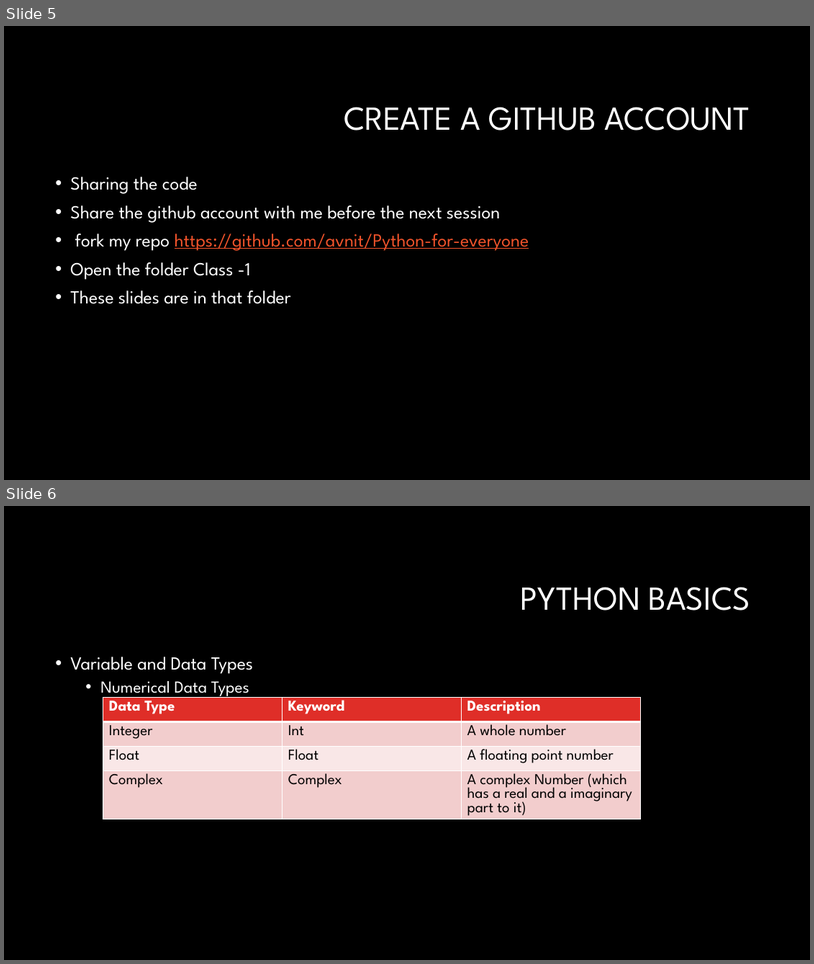
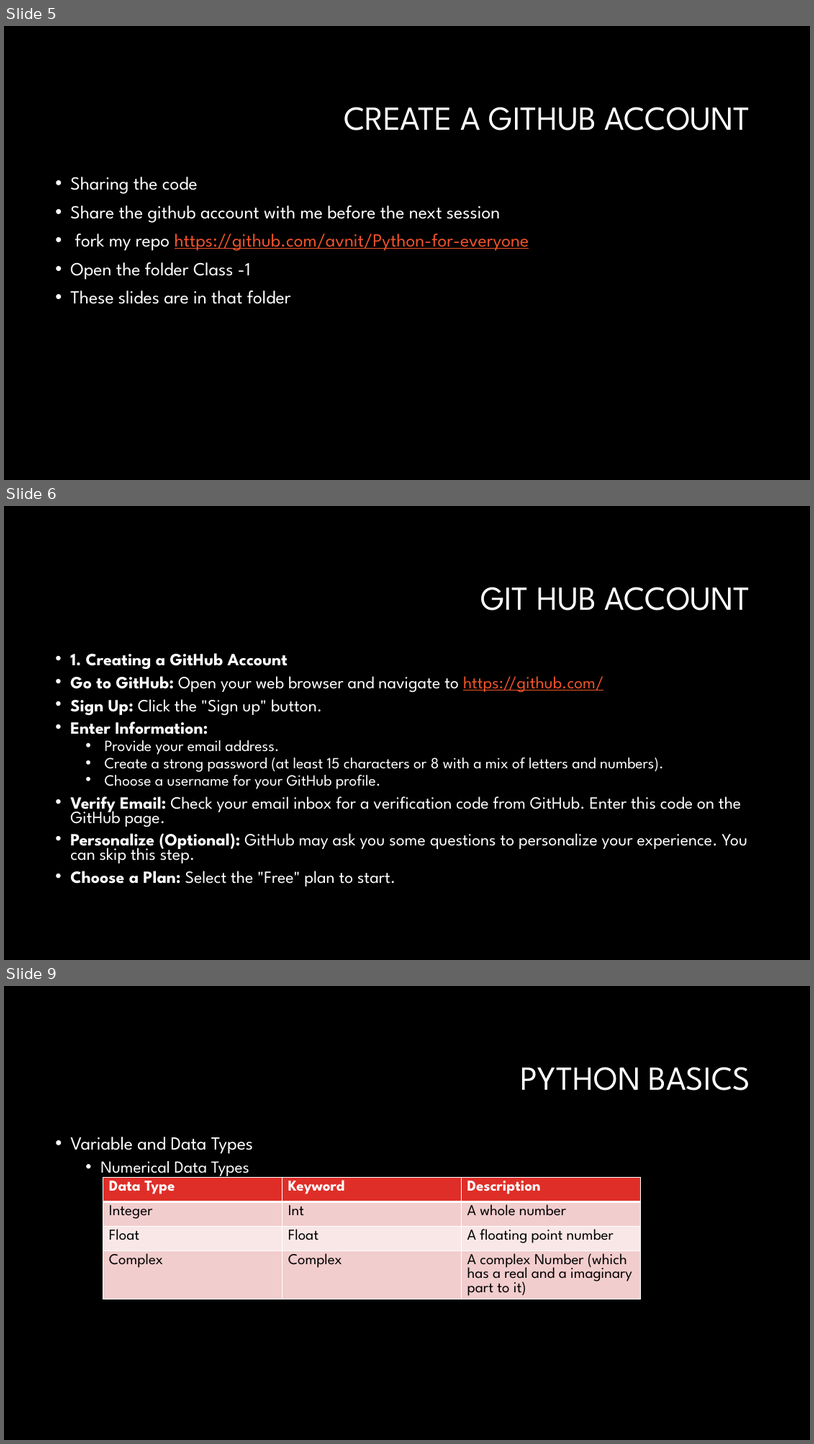
Before and after one commit to LuyangYin1/Python-for-everyone, a slide deck: Class-1/Python For Everyone.pptx. Shown one above the other, each under a label of ours: slides 5 and 6 before the commit, slides 5, 6 and 9 after it; the slides between them are not shown. The pictures are 814x964 and 814x1444 pixels, drawn with LibreOffice and Linux fonts; fonts in the diff are those of the drawing; background and template pictures are left out. Boxes give left, top, right and bottom in pixels: in the first picture for what was removed or moved away, otherwise in the second. Text is boxed around its words. In the diff, an @@ line names an element or a change of style, - is before the commit and + after.

```diff
--- a/Class-1/Python For Everyone.pptx
+++ b/Class-1/Python For Everyone.pptx
@@ slide 6 added at box(4, 506, 810, 960), background #000000 @@
@@ title added at box(481, 587, 751, 610), 40 pt, text #FFFFFF @@
+GIT HUB ACCOUNT
@@ text added at box(70, 653, 748, 886), 20.4 pt, text #FFFFFF @@
+• 1. Creating a GitHub Account
+• Go to GitHub: Open your web browser and navigate to https://github.com/
+• Sign Up: Click the "Sign up" button.
+• Enter Information:
+  • Provide your email address.
+  • Create a strong password (at least 15 characters or 8 with a mix of letters and numbers).
+  • Choose a username for your GitHub profile.
+• Verify Email: Check your email inbox for a verification code from GitHub. Enter this code on the GitHub page.
+• Personalize (Optional): GitHub may ask you some questions to personalize your experience. You can skip this step.
+• Choose a Plan: Select the "Free" plan to start.
@@ what was slide 6 is now slide 9 @@
```
Also in this commit, not shown: 2 other slides added.
